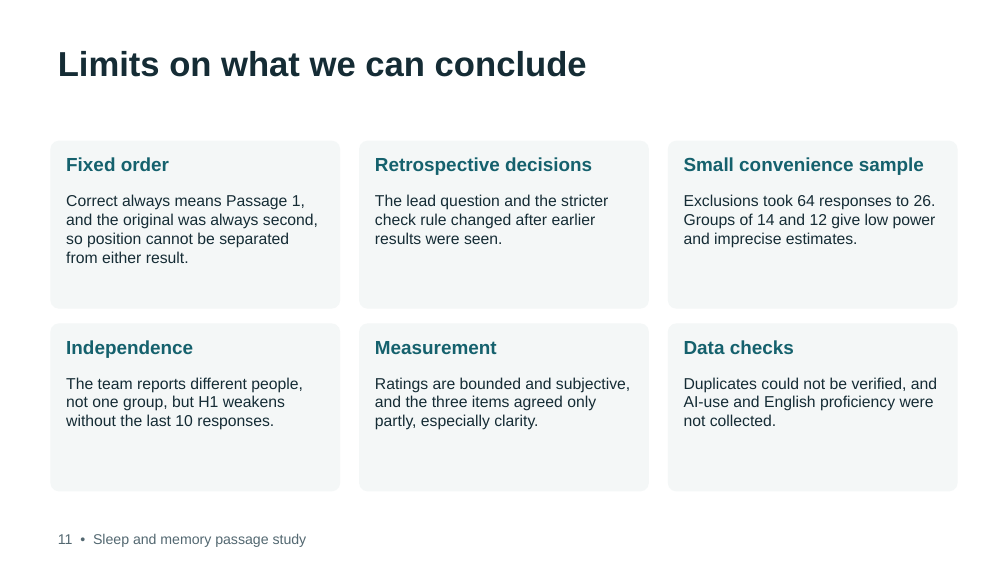
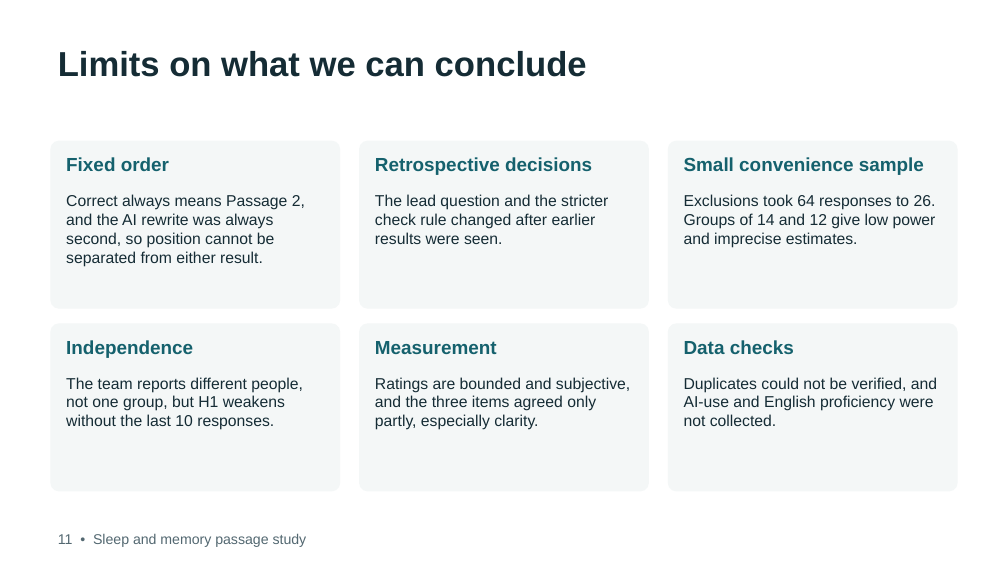
Before and after one commit to debshreechowdhury/sleep-memory-passage-study, a slide deck: slide 11 of presentation/final.pptx. Drawn at 1008x567 pixels with LibreOffice and Linux fonts; fonts in the diff are those of the drawing. Boxes give left, top, right and bottom in pixels: in the first picture for what was removed or moved away, otherwise in the second. Text is boxed around its words. In the diff, an @@ line names an element or a change of style, - is before the commit and + after.

```diff
--- a/presentation/final.pptx
+++ b/presentation/final.pptx
@@ text at bbox=[66, 194, 305, 267]: text changed @@
-Correct always means Passage 1, and the original was always second, so position cannot be separated from either result.
+Correct always means Passage 2, and the AI rewrite was always second, so position cannot be separated from either result.
```
Also in this commit, not shown: 7 other slides changed, 54 other files.
